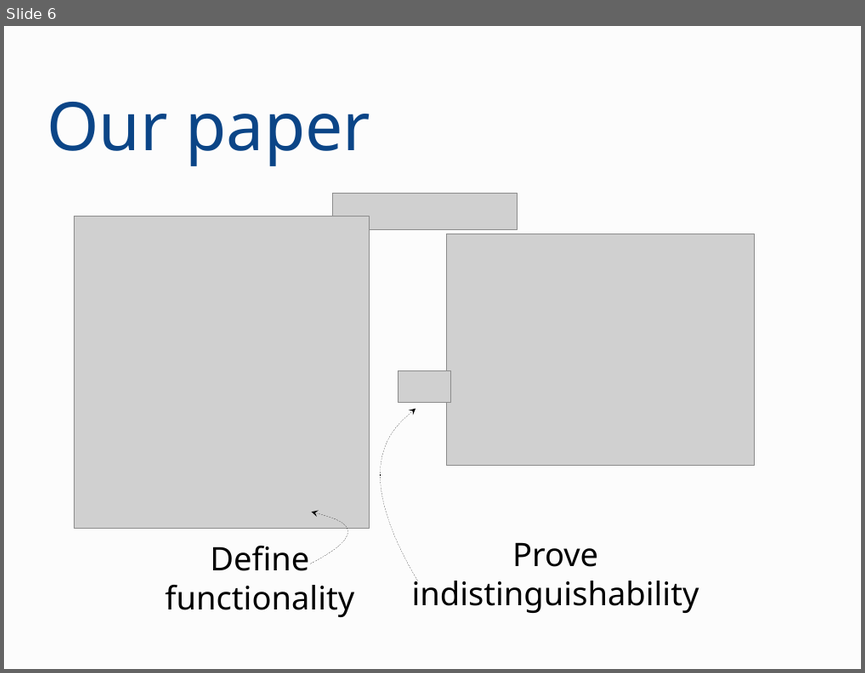
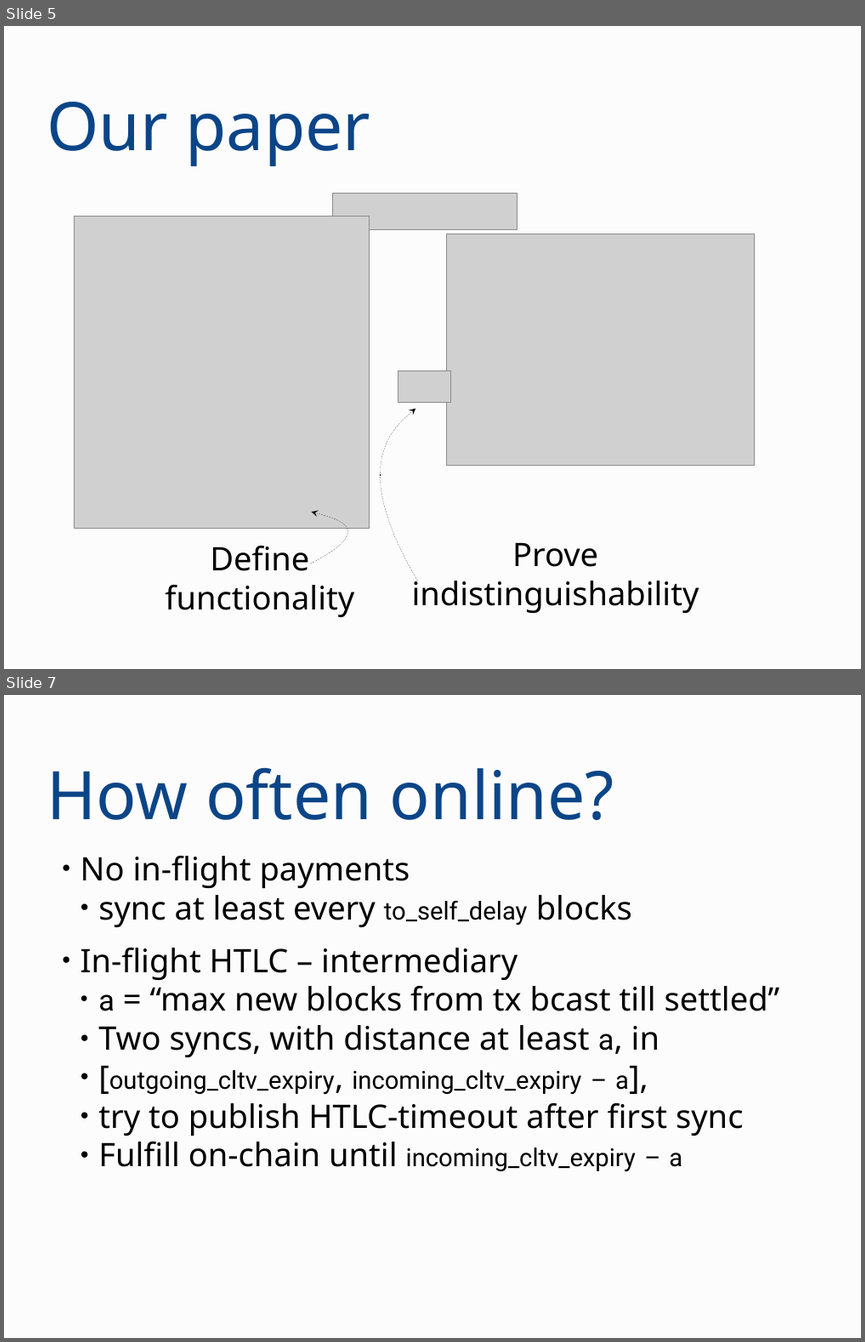
Before and after one commit to OrfeasLitos/PaymentChannels, a slide deck: ln-conf-2019/presentation.odp. Shown one above the other, each under a label of ours: slide 6 before the commit, slides 5 and 7 after it; the slides between them are not shown. The pictures are 865x673 and 865x1342 pixels, drawn with LibreOffice and Linux fonts; fonts in the diff are those of the drawing; grey boxes stand for pictures. Boxes give left, top, right and bottom in pixels: in the first picture for what was removed or moved away, otherwise in the second. Text is boxed around its words. In the diff, an @@ line names an element or a change of style, - is before the commit and + after.

```diff
--- a/ln-conf-2019/presentation.odp
+++ b/ln-conf-2019/presentation.odp
@@ slide 7 added at bbox=[4, 695, 861, 1338], background #FCFCFC @@
@@ title added at bbox=[46, 767, 614, 820], 62 pt, text #0B4587 @@
+How often online?
@@ text added at bbox=[80, 856, 780, 1172], 30 pt, text #000000 @@
+● No in-flight payments
+  ● sync at least every to_self_delay blocks
+● In-flight HTLC – intermediary
+  ● a = “max new blocks from tx bcast till settled”
+  ● Two syncs, with distance at least a, in
+  ● [outgoing_cltv_expiry, incoming_cltv_expiry – a],
+  ● try to publish HTLC-timeout after first sync
+  ● Fulfill on-chain until incoming_cltv_expiry – a
@@ what was slide 6 is now slide 5 @@
```
Also in this commit, not shown: 1 slide changed, 4 other slides added, 3 slides removed, 1 other file.
